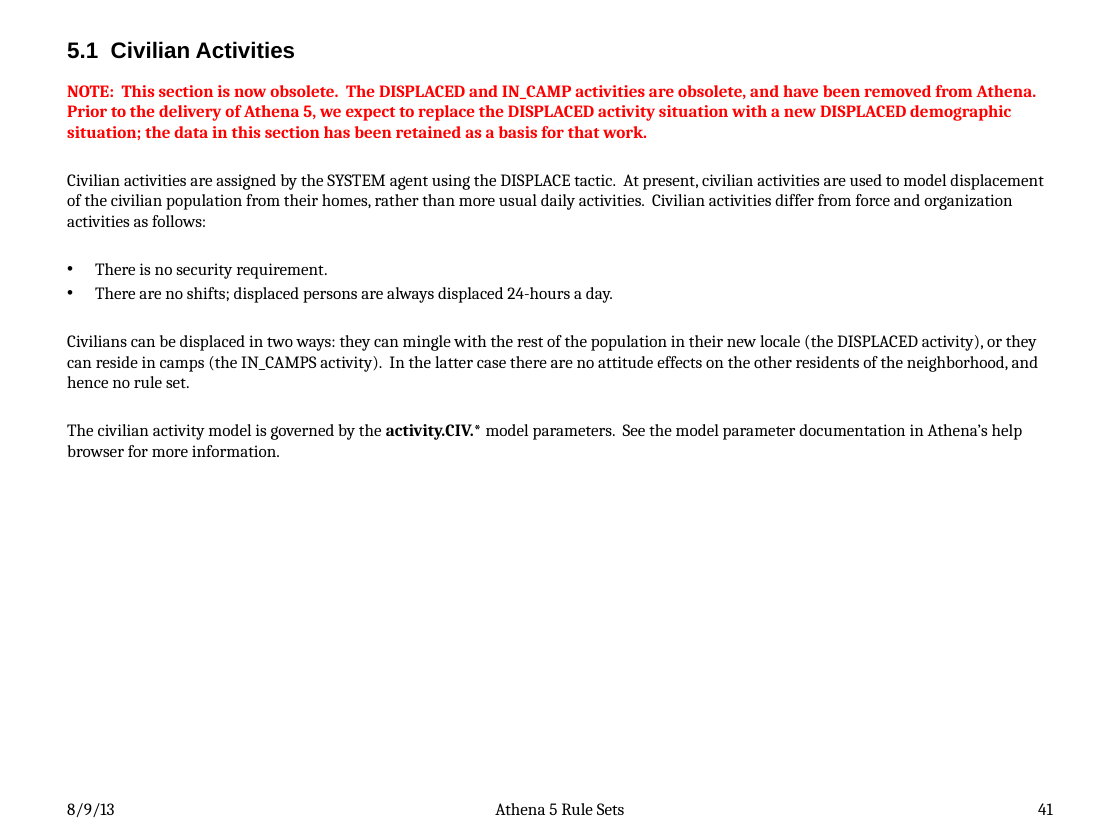
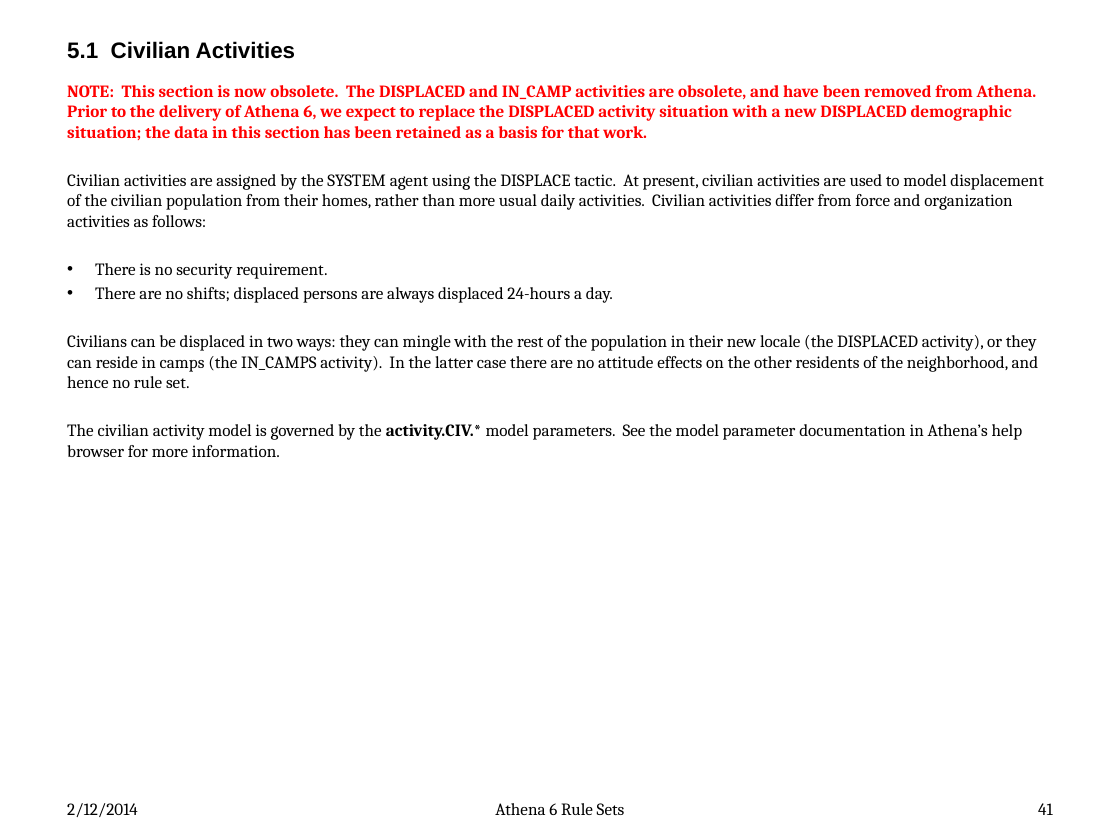
Before and after one commit to AthenaModel/athena-legacy, a slide deck: slide 41 of docs/dev/rules.pptx. Drawn at 1120x840 pixels with LibreOffice and Linux fonts; fonts in the diff are those of the drawing. Boxes give left, top, right and bottom in pixels: in the first picture for what was removed or moved away, otherwise in the second. Text is boxed around its words. In the diff, an @@ line names an element or a change of style, - is before the commit and + after.

Commit message:
Updated rules.pptx to Athena 6

```diff
--- a/docs/dev/rules.pptx
+++ b/docs/dev/rules.pptx
@@ text at [67,85,1037,140]: text changed @@
-NOTE: This section is now obsolete. The DISPLACED and IN_CAMP activities are obsolete, and have been removed from Athena. Prior to the delivery of Athena 5, we expect to replace the DISPLACED activity situation with a new DISPLACED demographic situation; the data in this section has been retained as a basis for that work.
+NOTE: This section is now obsolete. The DISPLACED and IN_CAMP activities are obsolete, and have been removed from Athena. Prior to the delivery of Athena 6, we expect to replace the DISPLACED activity situation with a new DISPLACED demographic situation; the data in this section has been retained as a basis for that work.
@@ text at [67,803,138,817]: text changed @@
-8/9/13
+2/12/2014
@@ text at [495,803,625,815]: text changed @@
-Athena 5 Rule Sets
+Athena 6 Rule Sets
```
Also in this commit, not shown: 82 other slides changed.
